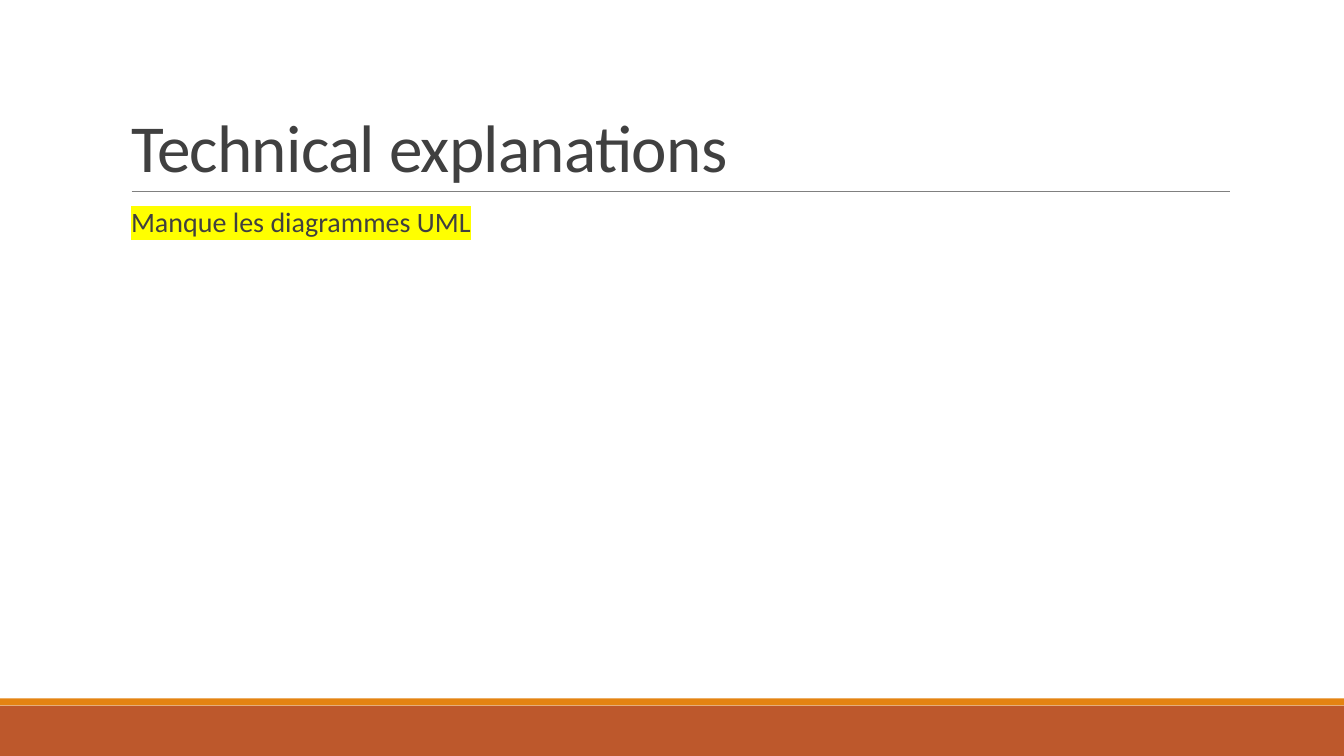
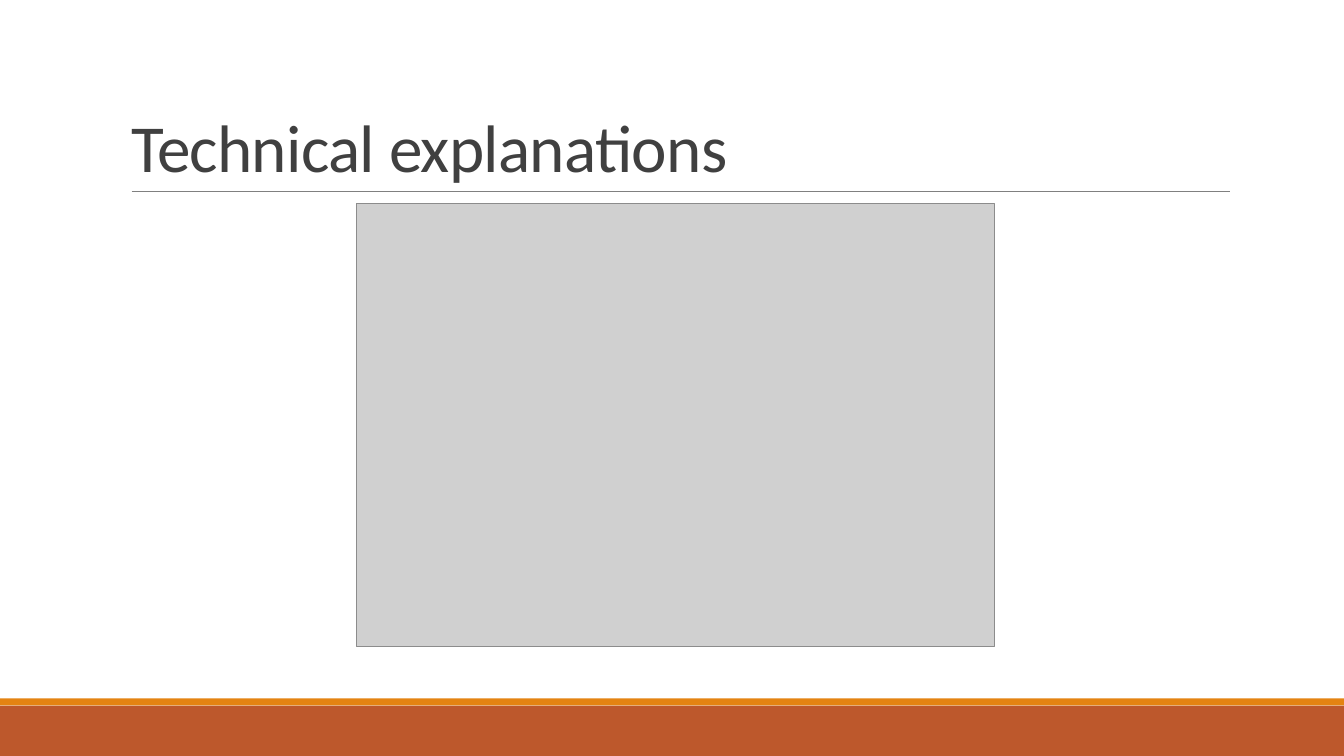
Before and after one commit to Studisys/Lorann-Java-Project----Exia-CESI-A1, a slide deck: slide 5 of Deliverables/Lorann - PowerPoint.pptx. Drawn at 1344x756 pixels with LibreOffice and Linux fonts; fonts in the diff are those of the drawing; grey boxes stand for pictures. Boxes give left, top, right and bottom in pixels: in the first picture for what was removed or moved away, otherwise in the second. Text is boxed around its words. In the diff, an @@ line names an element or a change of style, - is before the commit and + after.

Commit message:
modif pptx 2

```diff
--- a/Deliverables/Lorann - PowerPoint.pptx
+++ b/Deliverables/Lorann - PowerPoint.pptx
@@ picture added at <box>357,204,995,647</box> @@
@@ text removed at <box>131,212,471,237</box> @@
-  Manque les diagrammes UML
```
Also in this commit, not shown: 1 other file.
